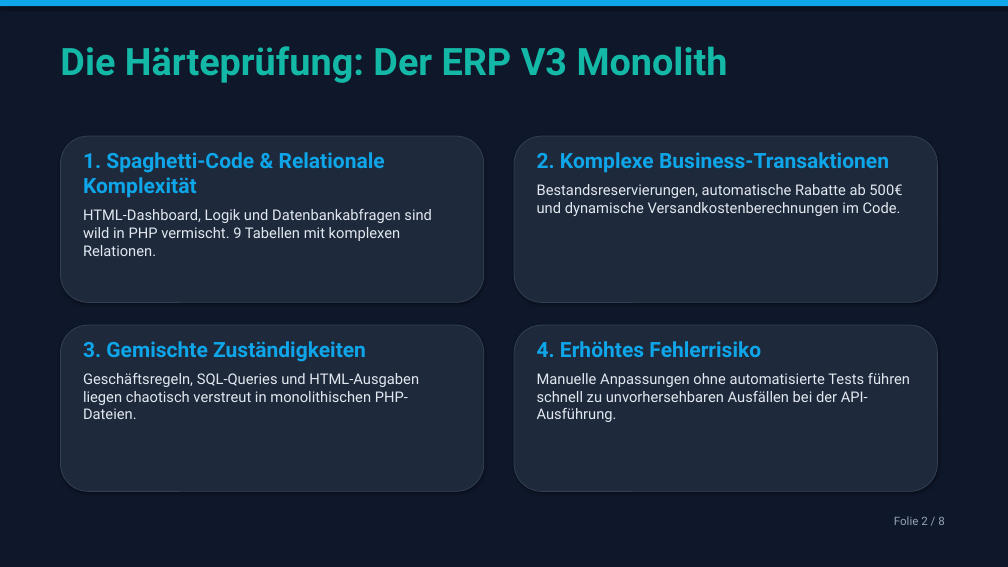
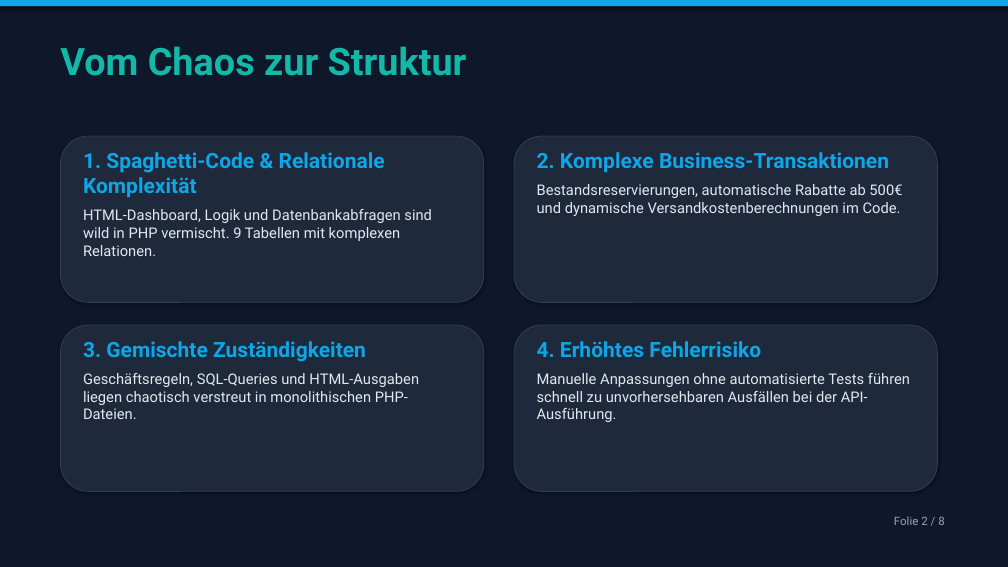
Before and after one commit to kis4-2026ss/projekt-g1-memic-six, a slide deck: slide 2 of WebLegacy_AI_Praesentation_V3.pptx. Drawn at 1008x567 pixels with LibreOffice and Linux fonts; fonts in the diff are those of the drawing. Boxes give left, top, right and bottom in pixels: in the first picture for what was removed or moved away, otherwise in the second. Text is boxed around its words. In the diff, an @@ line names an element or a change of style, - is before the commit and + after.

Commit message:
changed powerpoint text

```diff
--- a/WebLegacy_AI_Praesentation_V3.pptx
+++ b/WebLegacy_AI_Praesentation_V3.pptx
@@ text at (x1=60, y1=46, x2=467, y2=76): text changed @@
-Die Härteprüfung: Der ERP V3 Monolith
+Vom Chaos zur Struktur
```
Also in this commit, not shown: 1 other slide changed.
